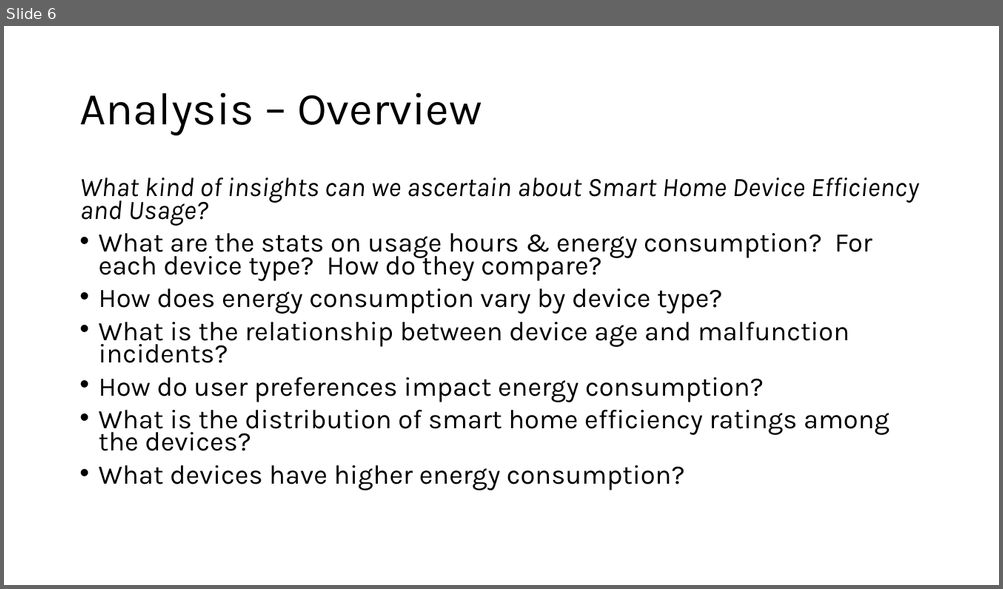
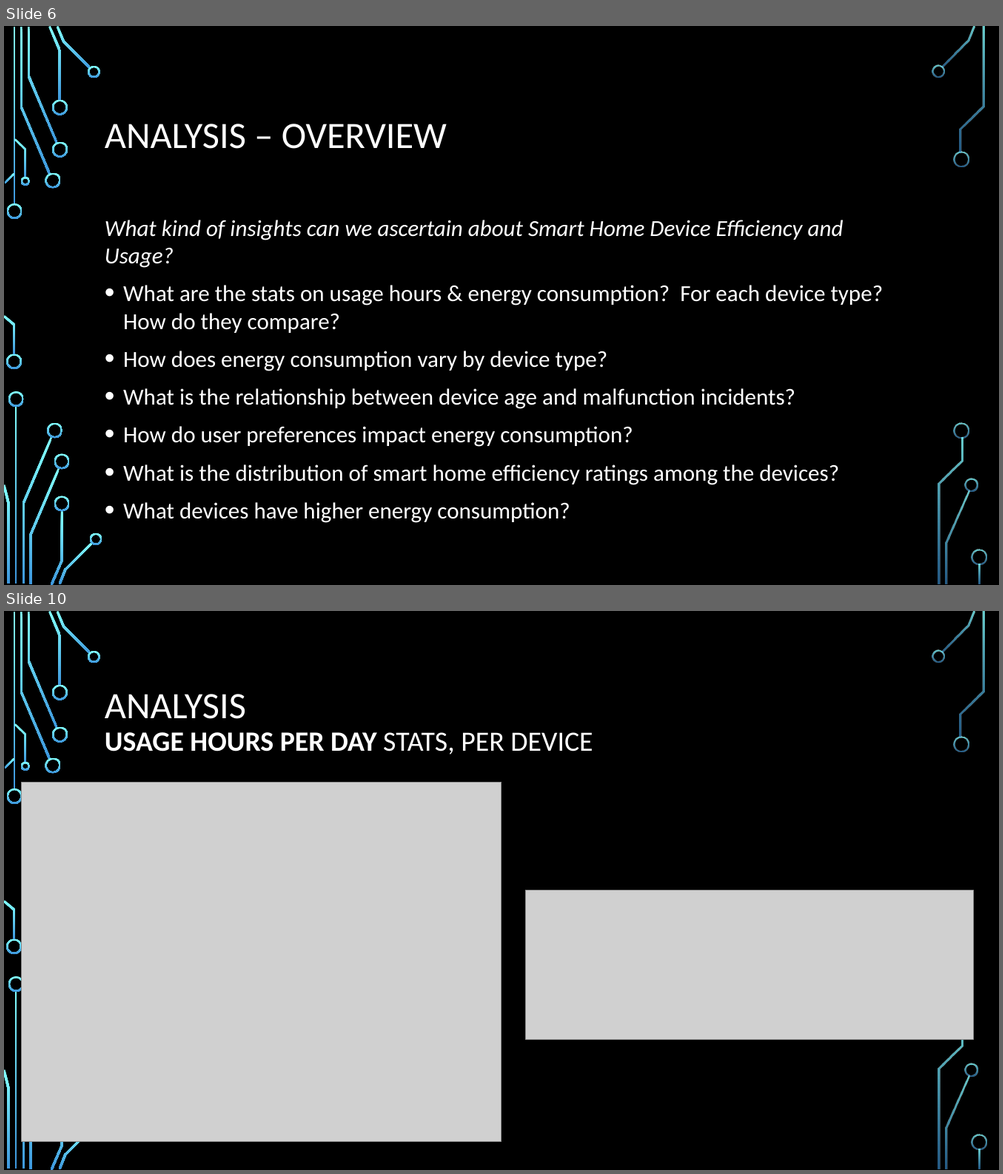
Before and after one commit to javiereyes21/Project-1, a slide deck: Group5Project1Presentation.pptx. Shown one above the other, each under a label of ours: slide 6 before the commit, slides 6 and 10 after it; the slides between them are not shown. The pictures are 1003x589 and 1003x1174 pixels, drawn with LibreOffice and Linux fonts; fonts in the diff are those of the drawing; grey boxes stand for pictures; background and template pictures are left out. Boxes give left, top, right and bottom in pixels: in the first picture for what was removed or moved away, otherwise in the second. Text is boxed around its words. In the diff, an @@ line names an element or a change of style, - is before the commit and + after.

```diff
--- a/Group5Project1Presentation.pptx
+++ b/Group5Project1Presentation.pptx
@@ slide 10 added at bbox=[4, 611, 999, 1170], background picture (left out); not listed: 31 template elements that a slide beside it also shows @@
@@ title added at bbox=[105, 694, 592, 755], 27 pt, text #FFFFFF @@
+ANALYSIS
+USAGE HOURS PER DAY STATS, PER DEVICE
@@ picture added at bbox=[22, 782, 502, 1142] @@
@@ picture added at bbox=[526, 891, 973, 1040] @@
@@ slide 6 changed as well @@
@@ background #FFFFFF to picture (left out) @@
@@ title at bbox=[105, 124, 447, 149]: text changed; size 44 to 36 pt; font Karla to Calibri; text colour #000000 to #FFFFFF @@
-Analysis – Overview
+ANALYSIS – OVERVIEW
@@ text "What kind of insights can ...": place and size @@
-text "What kind of insights can ..." at bbox=[79, 178, 919, 491]
+text "What kind of insights can ..." at bbox=[105, 220, 883, 486]
@@ text "What kind of insights can ..." at bbox=[105, 220, 883, 486]: size 25.9 to 22.2 pt, font Karla to Calibri, text colour #000000 to #FFFFFF; line spacing 0.7 to 1 @@
@@ group added at bbox=[4, 26, 987, 585]: 33 freeform shapes, 3 rectangles @@
```
Also in this commit, not shown: 14 other slides changed, 2 other slides added, 11 other files.
